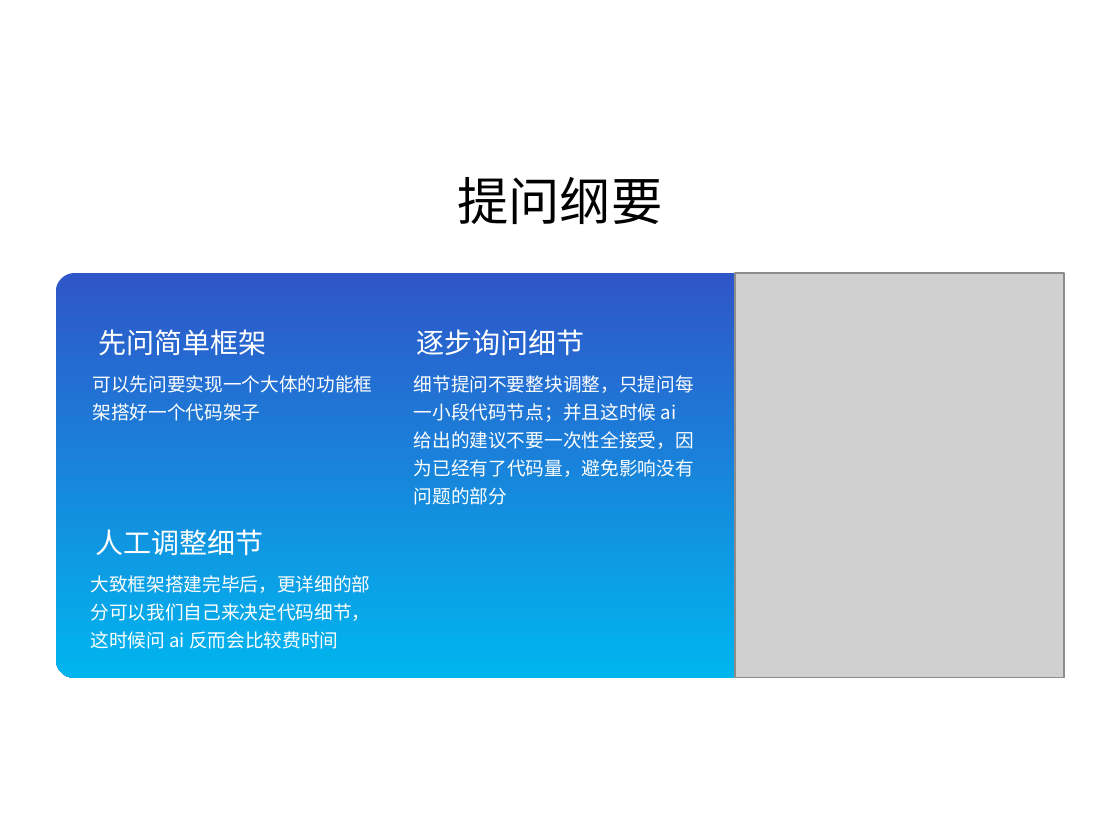
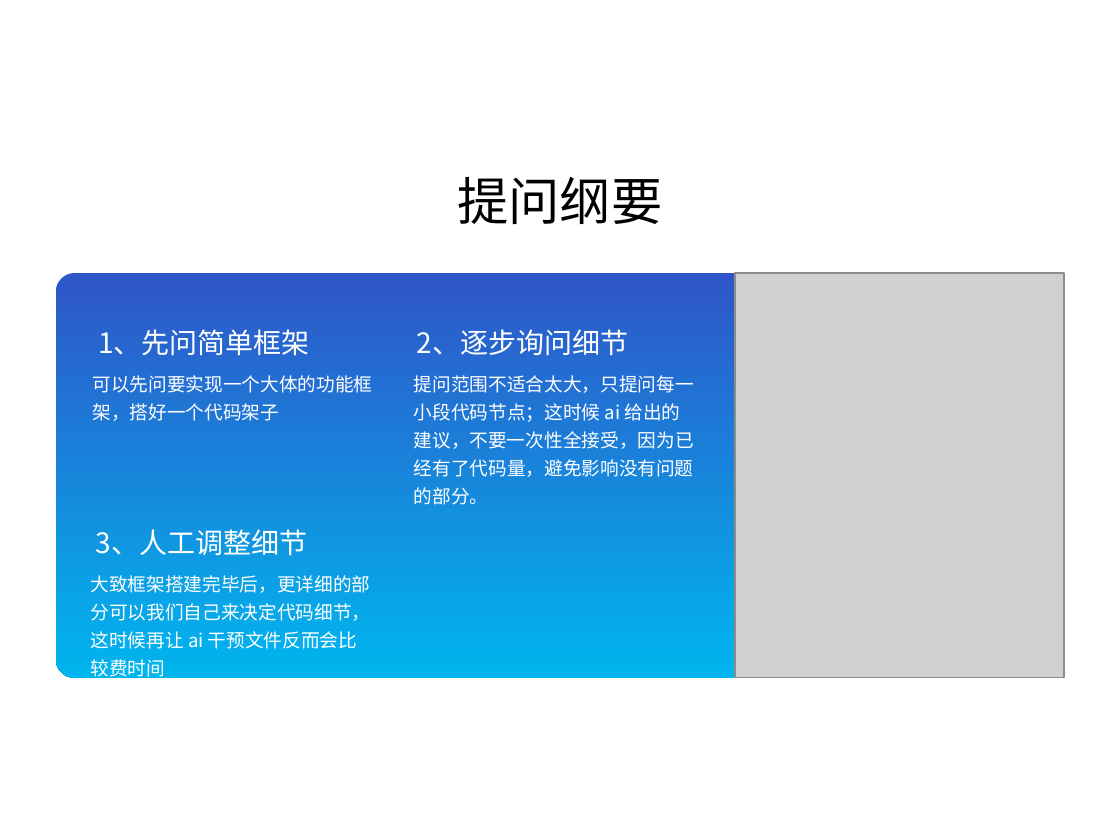
Before and after one commit to qq986063761/study, a slide deck: slide 13 of 分享/AI编程/AI编程分享.pptx. Drawn at 1120x840 pixels with LibreOffice and Linux fonts; fonts in the diff are those of the drawing; grey boxes stand for pictures. Boxes give left, top, right and bottom in pixels: in the first picture for what was removed or moved away, otherwise in the second. Text is boxed around its words. In the diff, an @@ line names an element or a change of style, - is before the commit and + after.

```diff
--- a/分享/AI编程/AI编程分享.pptx
+++ b/分享/AI编程/AI编程分享.pptx
@@ text at (98,329,310,356): text changed @@
-先问简单框架
+1、先问简单框架
@@ text at (417,329,629,356): text changed @@
-逐步询问细节
+2、逐步询问细节
@@ text at (93,375,373,421): text changed @@
-可以先问要实现一个大体的功能框架搭好一个代码架子
+可以先问要实现一个大体的功能框架，搭好一个代码架子
@@ text at (414,375,694,505): text changed @@
-细节提问不要整块调整，只提问每一小段代码节点；并且这时候 ai 给出的建议不要一次性全接受，因为已经有了代码量，避免影响没有问题的部分
+提问范围不适合太大，只提问每一小段代码节点；这时候 ai 给出的建议，不要一次性全接受，因为已经有了代码量，避免影响没有问题的部分。
@@ text at (96,529,308,556): text changed @@
-人工调整细节
+3、人工调整细节
@@ text at (90,631,357,681): text changed @@
-这时候问 ai 反而会比较费时间
+这时候再让 ai 干预文件反而会比较费时间
```
Also in this commit, not shown: 8 other slides changed.
